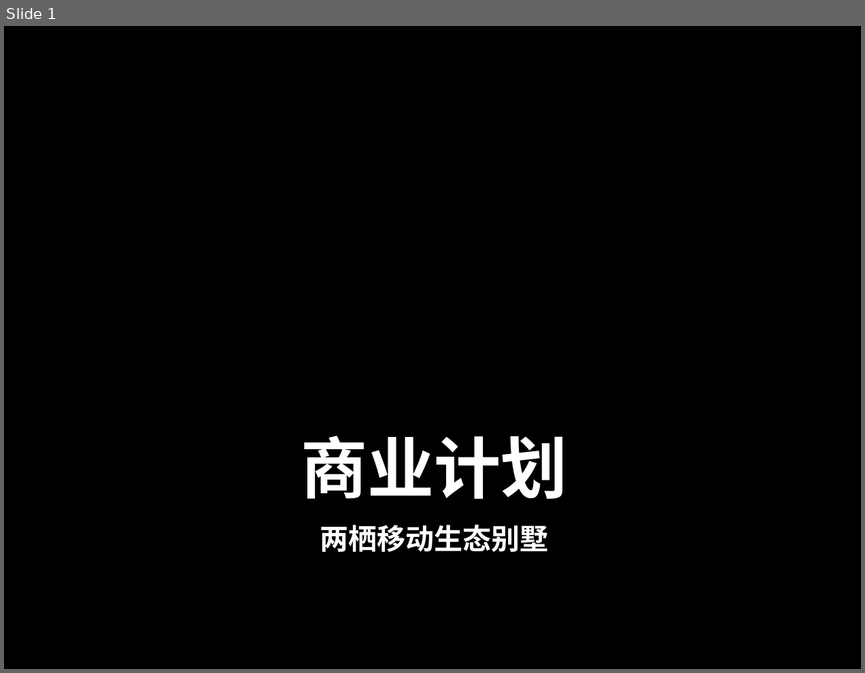
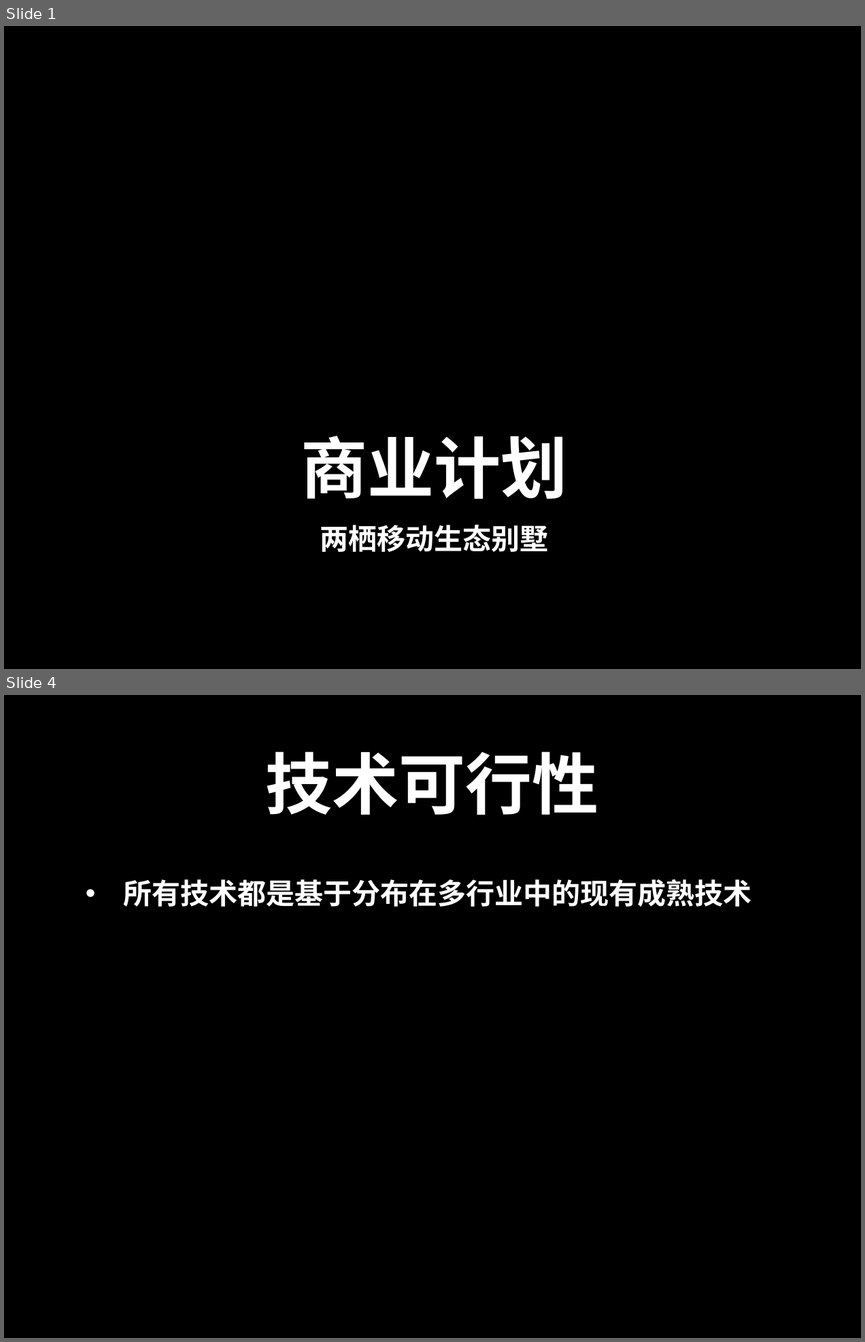
Before and after one commit to mxx/zbasu-la-eden, a slide deck: bp.pptx. Shown one above the other, each under a label of ours: slide 1 before the commit, slides 1 and 4 after it; the slides between them are not shown. The pictures are 865x673 and 865x1342 pixels, drawn with LibreOffice and Linux fonts; fonts in the diff are those of the drawing; background and template pictures are left out. Boxes give left, top, right and bottom in pixels: in the first picture for what was removed or moved away, otherwise in the second. Text is boxed around its words. In the diff, an @@ line names an element or a change of style, - is before the commit and + after.

```diff
--- a/bp.pptx
+++ b/bp.pptx
@@ slide 4 added at (4,695,861,1338), background picture (left out) @@
@@ title added at (266,751,599,815), 56 pt, text #FFFFFF, bold @@
+技术可行性
@@ text added at (124,879,752,906), 24 pt, text #FFFFFF, bold @@
+• 所有技术都是基于分布在多行业中的现有成熟技术
```
Also in this commit, not shown: 6 other slides added, 1 slide removed.
